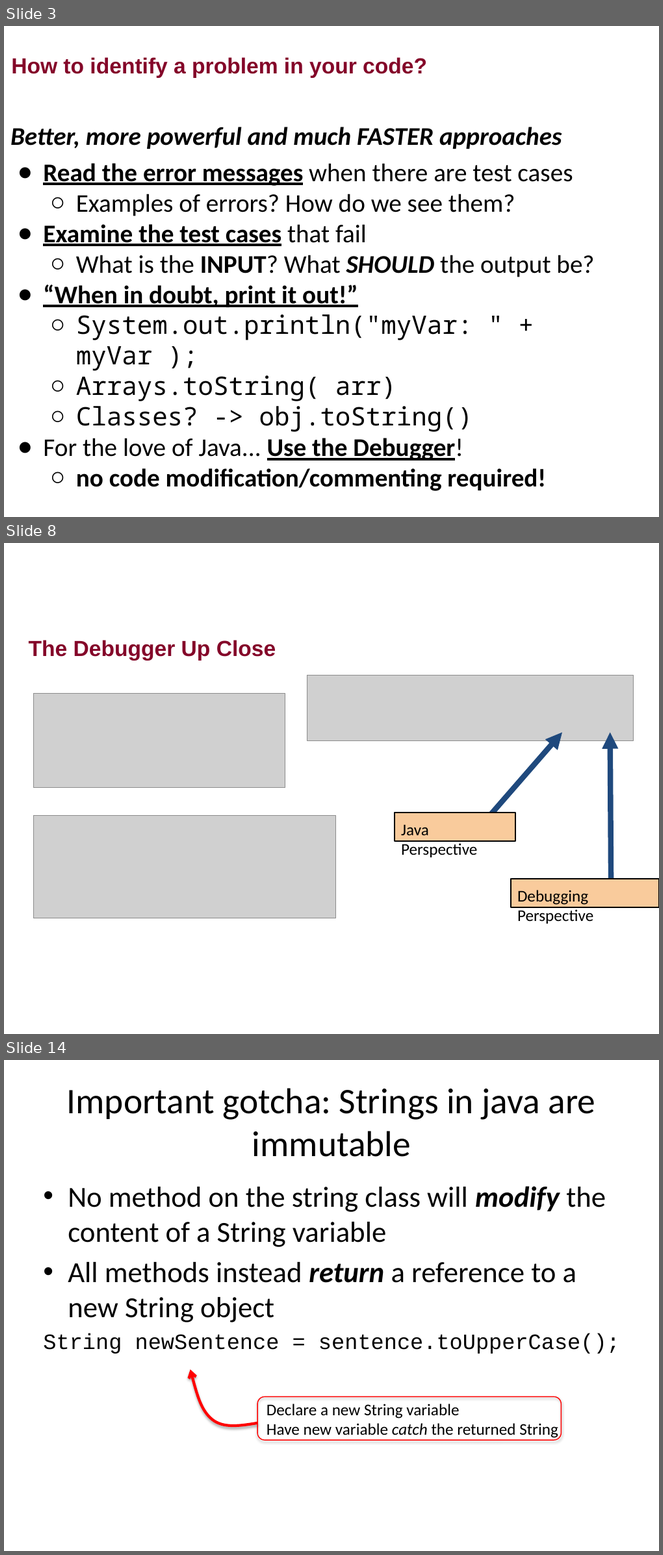
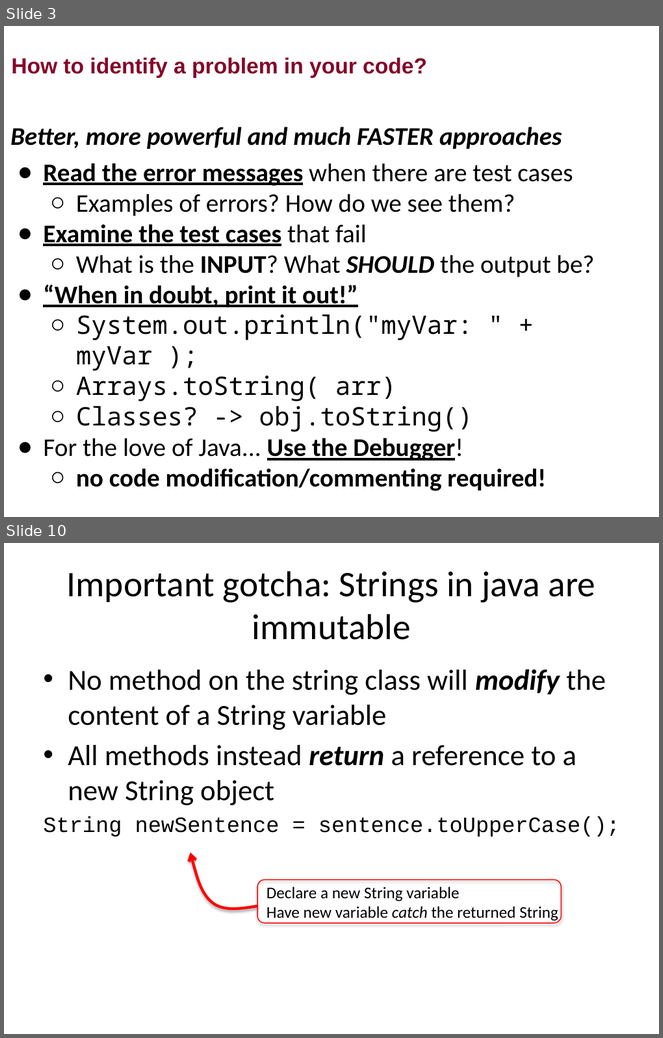
Before and after one commit to RHIT-CSSE/csse220, a slide deck: ClassMaterials/MapsAndObjectIntro/Slides/Part5-UsingDebugger.pptx. Shown one above the other, each under a label of ours: slides 3, 8 and 14 before the commit, slides 3 and 10 after it; the slides between them are not shown. The pictures are 663x1555 and 663x1038 pixels, drawn with LibreOffice and Linux fonts; fonts in the diff are those of the drawing; grey boxes stand for pictures. Boxes give left, top, right and bottom in pixels: in the first picture for what was removed or moved away, otherwise in the second. Text is boxed around its words. In the diff, an @@ line names an element or a change of style, - is before the commit and + after.

```diff
--- a/ClassMaterials/MapsAndObjectIntro/Slides/Part5-UsingDebugger.pptx
+++ b/ClassMaterials/MapsAndObjectIntro/Slides/Part5-UsingDebugger.pptx
@@ slide 8 removed at <box>4,543,659,1034</box>, background #FFFFFF @@
@@ title removed at <box>29,640,276,661</box> @@
-The Debugger Up Close
@@ picture removed at <box>308,676,633,741</box> @@
@@ picture removed at <box>33,694,285,788</box> @@
@@ arrow removed from (489, 817) to (562, 732) @@
@@ arrow removed from (611, 879) to (610, 732) @@
@@ picture removed at <box>33,815,336,919</box> @@
@@ rectangle removed at <box>395,813,515,842</box> @@
-Java Perspective
@@ rectangle removed at <box>511,879,659,908</box> @@
-Debugging Perspective
@@ what was slide 14 is now slide 10 @@
```
Also in this commit, not shown: 7 slides changed, 3 other slides removed, 3 other files.
